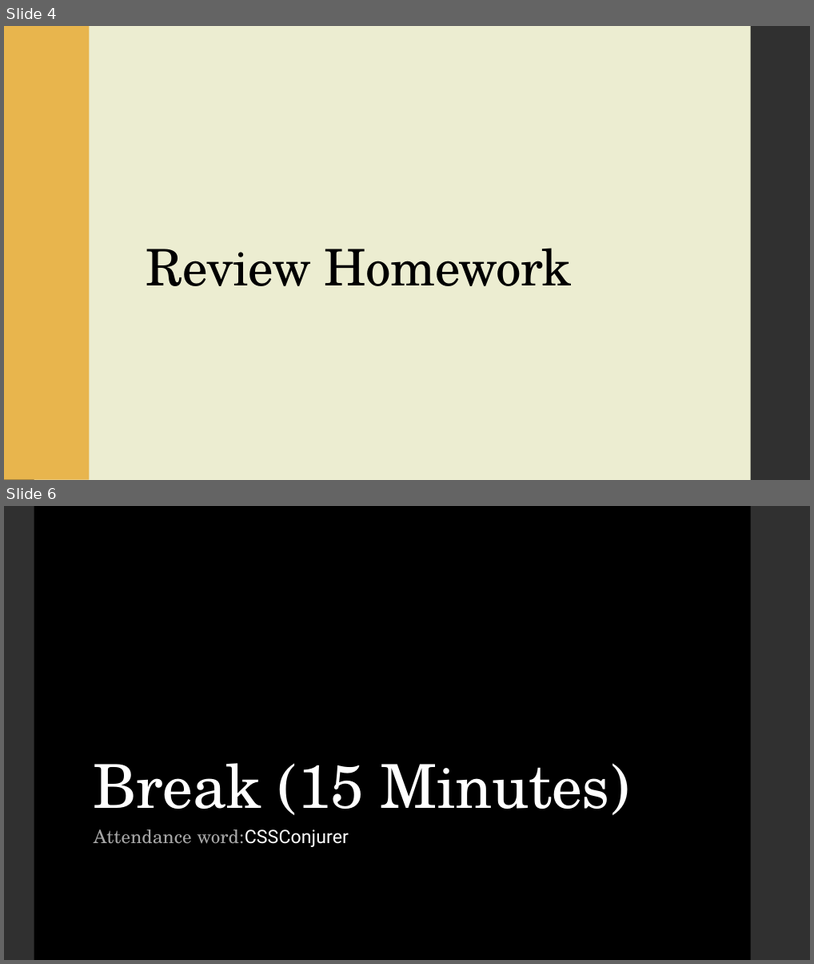
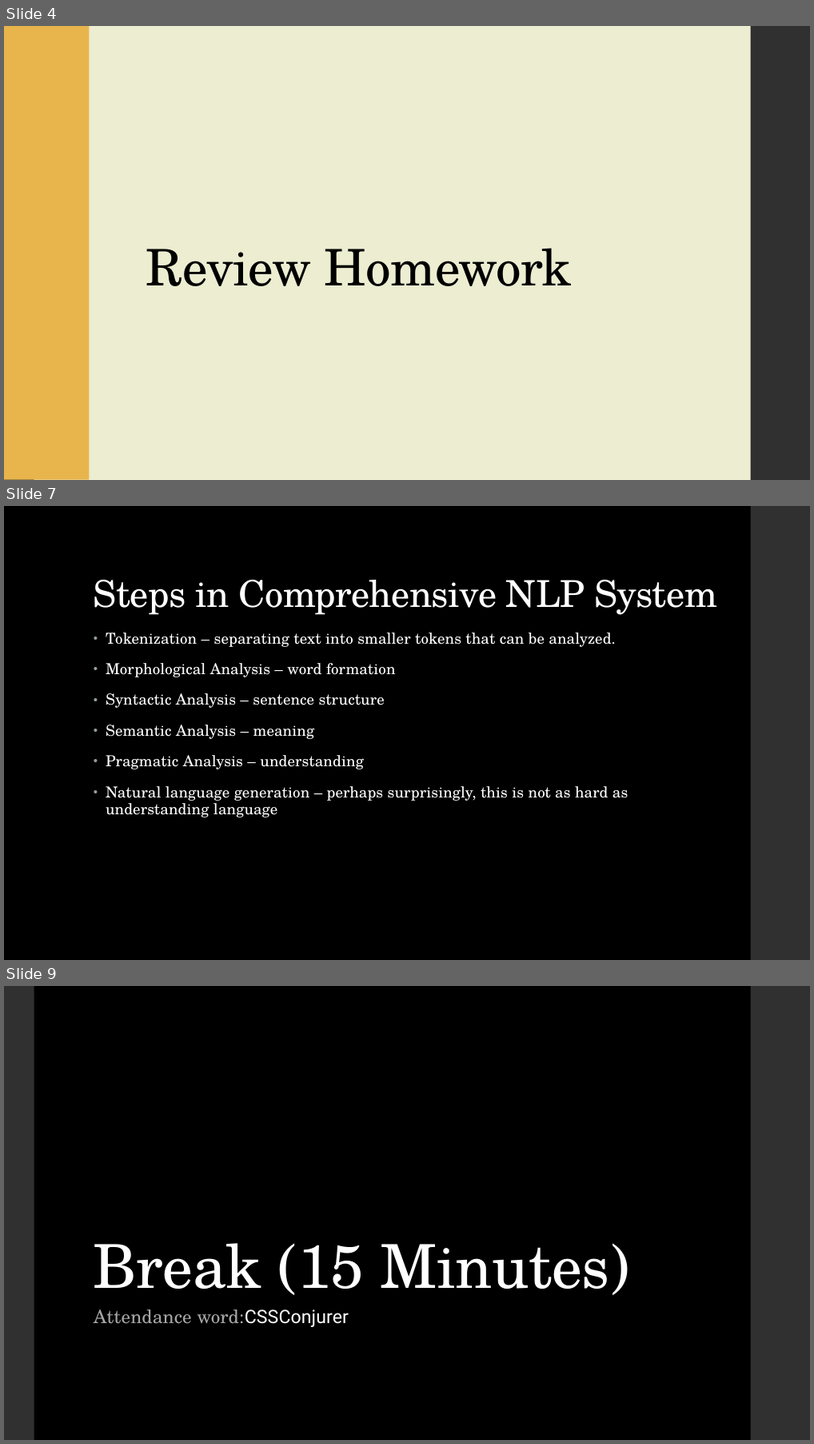
Before and after one commit to LaunchCoderGirlSTL/Data-Science-Assignments, a slide deck: course_material/week_20/week_20_presentation.pptx. Shown one above the other, each under a label of ours: slides 4 and 6 before the commit, slides 4, 7 and 9 after it; the slides between them are not shown. The pictures are 814x964 and 814x1444 pixels, drawn with LibreOffice and Linux fonts; fonts in the diff are those of the drawing. Boxes give left, top, right and bottom in pixels: in the first picture for what was removed or moved away, otherwise in the second. Text is boxed around its words. In the diff, an @@ line names an element or a change of style, - is before the commit and + after.

```diff
--- a/course_material/week_20/week_20_presentation.pptx
+++ b/course_material/week_20/week_20_presentation.pptx
@@ slide 7 added at bbox=[4, 506, 810, 960], background #000000; not listed: 1 template element that a slide beside it also shows @@
@@ title added at bbox=[94, 580, 718, 615], 44 pt, text #FFFFFF @@
+Steps in Comprehensive NLP System
@@ text added at bbox=[106, 632, 628, 817], 18 pt, text #FFFFFF @@
+• Tokenization – separating text into smaller tokens that can be analyzed.
+• Morphological Analysis – word formation
+• Syntactic Analysis – sentence structure
+• Semantic Analysis – meaning
+• Pragmatic Analysis – understanding
+• Natural language generation – perhaps surprisingly, this is not as hard as understanding language
@@ what was slide 6 is now slide 9 @@
```
Also in this commit, not shown: 3 slides changed, 2 other slides added, 2 other files.
